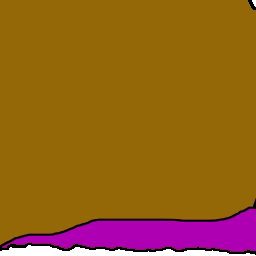
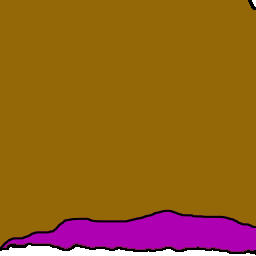
Layer changes from the first w=256, h=256 image to the second:
hid "N3XD Left" over (0, 198, 256, 251)
added layer "N3XD Left-New" above "N3XD Middle-New" over (0, 198, 256, 251)
